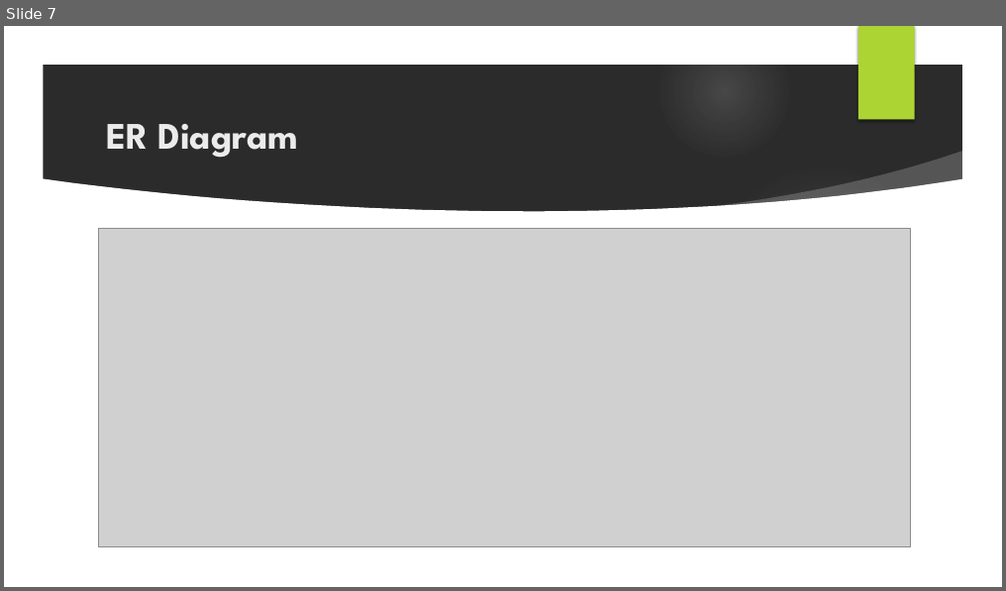
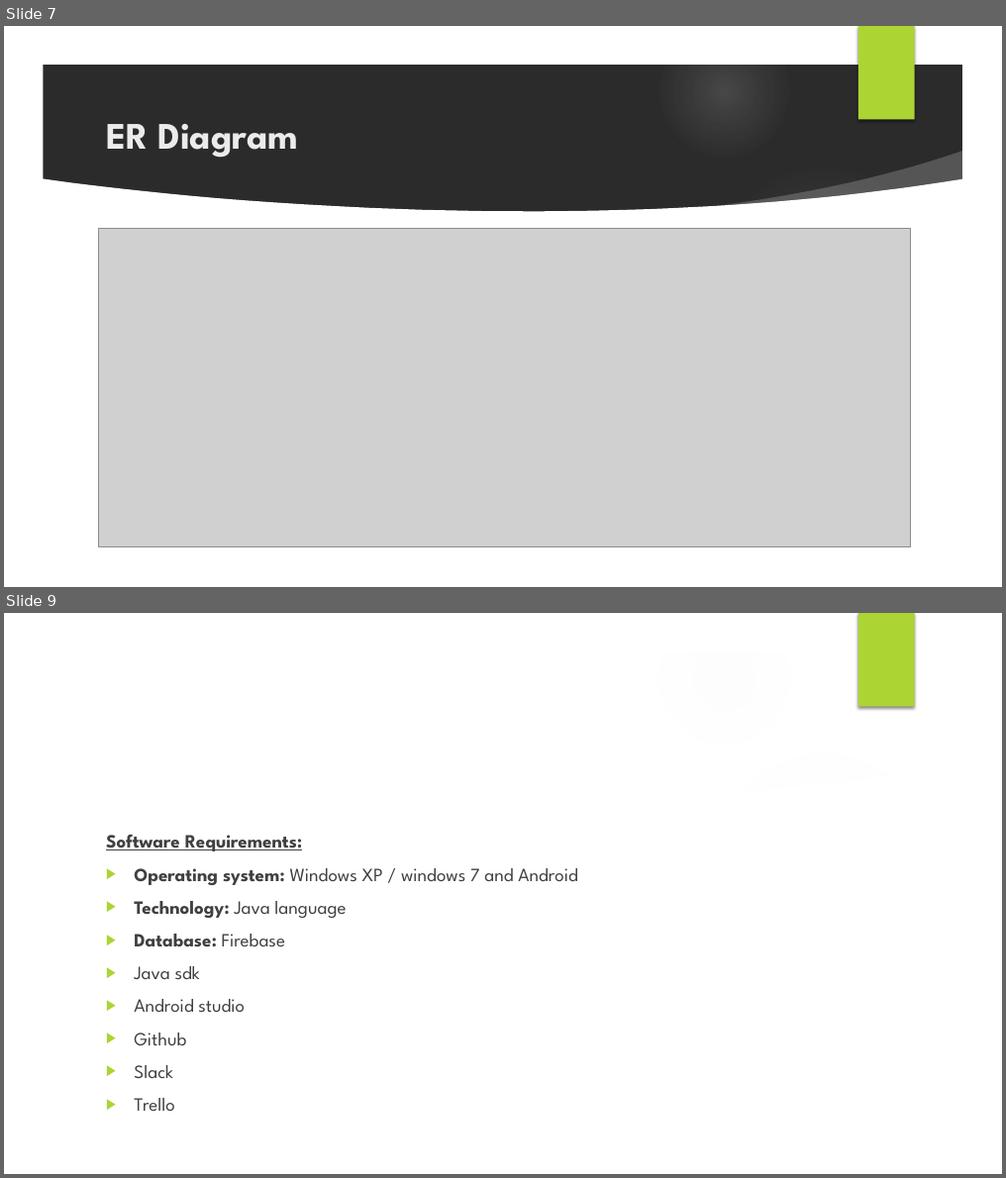
Before and after one commit to nsuspring2019cse299sec4/Group-7, a slide deck: Documentation/Proposal/Proposal_Group7.pptx. Shown one above the other, each under a label of ours: slide 7 before the commit, slides 7 and 9 after it; the slides between them are not shown. The pictures are 1006x591 and 1006x1178 pixels, drawn with LibreOffice and Linux fonts; fonts in the diff are those of the drawing; grey boxes stand for pictures; background and template pictures are left out; a plain dark background stands for a picture behind light text. Boxes give left, top, right and bottom in pixels: in the first picture for what was removed or moved away, otherwise in the second. Text is boxed around its words. In the diff, an @@ line names an element or a change of style, - is before the commit and + after.

```diff
--- a/Documentation/Proposal/Proposal_Group7.pptx
+++ b/Documentation/Proposal/Proposal_Group7.pptx
@@ slide 9 added at (x1=4, y1=613, x2=1002, y2=1174), background picture (left out); not listed: 9 template elements that a slide beside it also shows @@
@@ text added at (x1=106, y1=835, x2=577, y2=1111), 18 pt, text #404040 @@
+Software Requirements:
+▶ Operating system: Windows XP / windows 7 and Android
+▶ Technology: Java language
+▶ Database: Firebase
+▶ Java sdk
+▶ Android studio
+▶ Github
+▶ Slack
+▶ Trello
```
Also in this commit, not shown: 1 slide changed, 4 other slides added.
